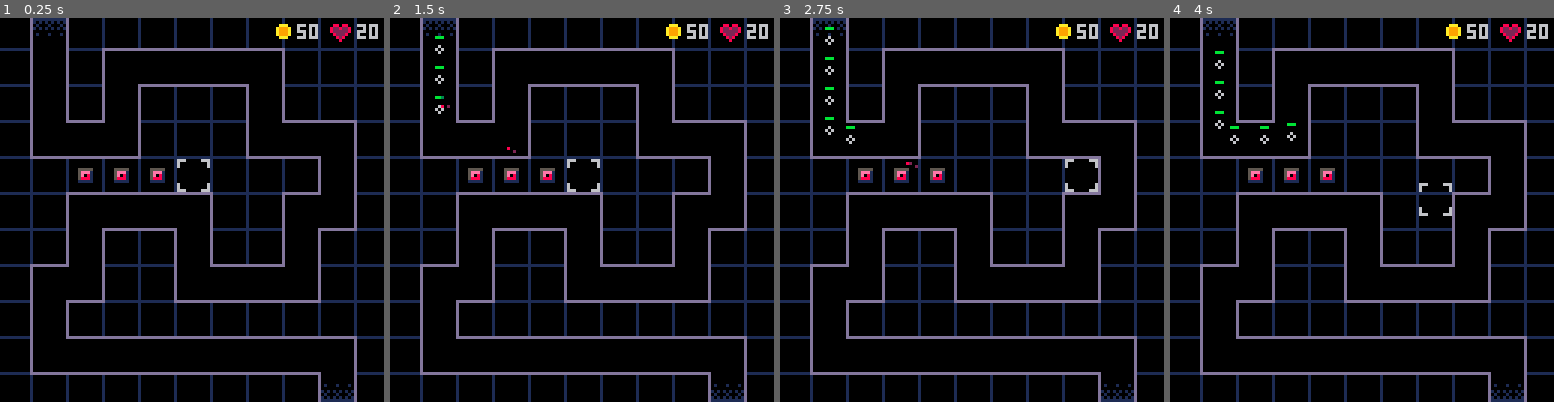
Above: before the commit, frames 1-4 (left to right).
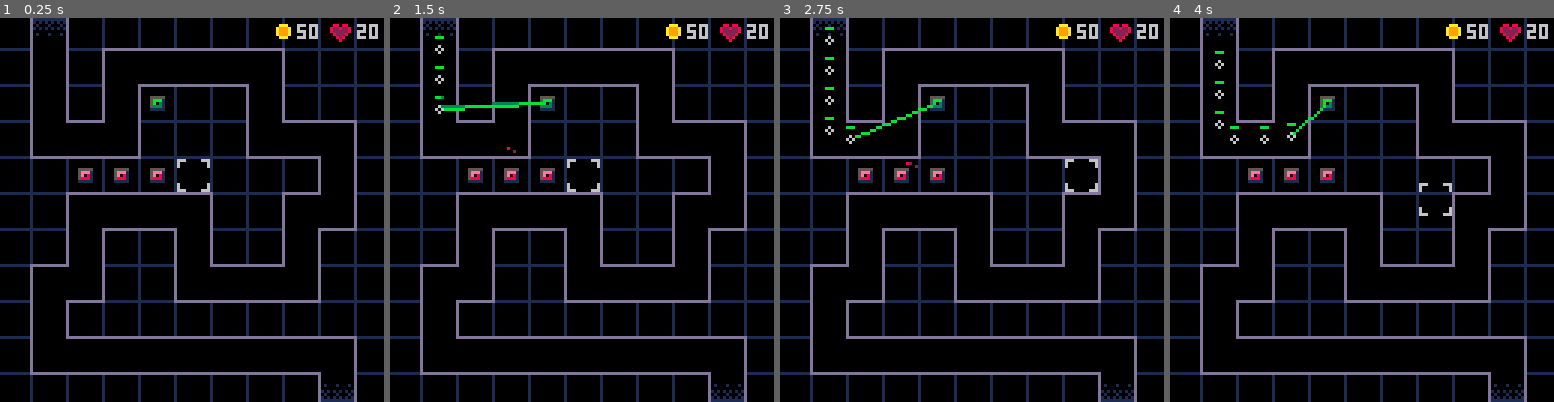
Above: after the commit, the same moments.

Repository: beardedsakimonkey/pixel_td.p8
Game: PICO-8 cartridge pixel_td.p8
Two runs of this game, one before a commit and one after it. Both use one fixed random seed, a clock stepped at 60 frames per second and the inputs below.
Inputs:
- Up to frame 1 (0.25 s): no input
- Up to frame 2 (1.5 s): tap X (X key) at 0.33, 1.07 s; tap O (Z key) at 0.7 s
- Up to frame 3 (2.75 s): hold Right 1.6-2.1 s; tap O (Z key) at 1.7, 2.1, 2.5 s; tap X (X key) at 1.85 s; hold Up 2.15-2.42 s; hold Right from 2.47 s (still down)
- Up to frame 4 (4 s): tap O (Z key) at 2.9, 3.3, 3.7 s; tap X (X key) at 2.97 s; release Right at 3.03 s; hold Left 3.08-3.58 s; hold Down 3.63-3.97 s

The runs differ from the first frame. In frame 1, 0.1% of the frame differs, in the area x 39-43%, y 20-25%; in frame 2, 0.4%, in the area x 13-43%, y 20-25%; in frame 3, 0.3%; in frame 4, 0.2%.

Commit message:
adding green bullets

Diff:
--- /dev/null
+++ b/bullet.lua
@@ -0,0 +1,145 @@
+-- Red -------------------------------------------------------------------------
+
+local function update_bullet_red(twr, blt)
+    local enmy = blt.enemy
+    if enmy.hp == 0 then
+        del(twr.bullets, blt)
+        return
+    end
+
+    -- update particles
+    for p in all(blt.particles) do
+        p.age += 1
+        if p.age > 3 then
+            del(blt.particles, p)
+        end
+    end
+
+    local oldx, oldy = blt.x, blt.y
+
+    -- update bullet position
+    local dx = enmy.x - blt.x
+    local dy = enmy.y - blt.y
+    blt.rotation = atan2(dx, dy)
+    blt.x = blt.x + cos(blt.rotation)*1
+    blt.y = blt.y + sin(blt.rotation)*1
+
+    -- handle collision
+    if collide(blt, enmy) then
+        enmy.hp = max(0, enmy.hp-twr.dmg)
+        del(twr.bullets, blt)
+    else
+        -- add particle
+        if t%2 == 0 then
+            add(blt.particles, {x=oldx, y=oldy, age=1})
+        end
+    end
+end
+
+local function fire_bullet_red(twr)
+    twr.cd = max(0, twr.cd-1)
+    if twr.cd > 0 then return end
+    for enmy in all(enemies) do
+        if is_in_range(enmy, twr) then
+            local p = g2p(twr)
+            add(twr.bullets, {
+                type=twr.type,
+                x=p.left+6, y=p.top+6,
+                rotation=0,
+                enemy=enmy,
+                particles={},
+            })
+            twr.cd = 40
+            break
+        end
+    end
+end
+
+local function draw_bullets_red(twr)
+    for blt in all(twr.bullets) do
+        pset(blt.x, blt.y, C.red)
+        for part in all(blt.particles) do
+            pset(part.x, part.y, C.dark_purple)
+        end
+    end
+end
+
+-- Green -----------------------------------------------------------------------
+
+local function update_bullet_green(twr, blt)
+    local enmy = blt.enemy
+    if enmy.hp == 0 then
+        del(twr.bullets, blt)
+        return
+    end
+    if not is_in_range(enmy, twr) then
+        del(twr.bullets, blt)
+        return
+    end
+    local oldx, oldy = blt.enemy.x, blt.enemy.y
+    -- add particle
+    if t%3 == 0 then
+        deli(blt.particles, 1)
+        add(blt.particles, {x=oldx, y=oldy, age=1})
+    end
+end
+
+local function draw_bullets_green(twr)
+    local blt = twr.bullets[1]
+    if blt then
+        local t = g2p(twr)
+        for part in all(blt.particles) do
+            line(t.left+6, t.top+6, part.x, part.y, C.dark_green)
+        end
+        line(t.left+6, t.top+6, blt.enemy.x, blt.enemy.y, C.green)
+        -- don't cover up center pixel
+        pset(t.left+6, t.top+6, C.black)
+        pset(blt.enemy.x, blt.enemy.y, C.black)
+    end
+end
+
+local function fire_bullet_green(twr)
+    if #twr.bullets > 0 then return end
+    for enmy in all(enemies) do
+        if is_in_range(enmy, twr) then
+            add(twr.bullets, {
+                type=twr.type,
+                x=0, y=0,
+                rotation=0,
+                enemy=enmy,
+                particles={},
+            })
+            break
+        end
+    end
+end
+
+--------------------------------------------------------------------------------
+
+function update_bullets()
+    foreach(towers, function(twr)
+        if twr.type == TWR.red then
+            foreach(twr.bullets, function(blt) update_bullet_red(twr, blt) end)
+        elseif twr.type == TWR.green then
+            foreach(twr.bullets, function(blt) update_bullet_green(twr, blt) end)
+        end
+    end)
+
+    foreach(towers, function(twr)
+        if twr.type == TWR.red then
+            fire_bullet_red(twr)
+        elseif twr.type == TWR.green then
+            fire_bullet_green(twr)
+        end
+    end)
+end
+
+function draw_bullets()
+    foreach(towers, function(twr)
+        if twr.type == TWR.red then
+            draw_bullets_red(twr)
+        elseif twr.type == TWR.green then
+            draw_bullets_green(twr)
+        end
+    end)
+end
--- a/core.lua
+++ b/core.lua
@@ -43,6 +43,7 @@
     make_tower(TWR.red, 2, 4)
     make_tower(TWR.red, 3, 4)
     make_tower(TWR.red, 4, 4)
+    make_tower(TWR.green, 4, 2)
 end
 
 function do_buy(menu)
@@ -113,64 +114,7 @@
     upg_menu:update()
 
     update_enemies()
-
-    -- Move bullets
-    foreach(towers, function(twr)
-        foreach(twr.bullets, function(blt)
-            local enmy = blt.enemy
-            if enmy.hp == 0 then
-                del(twr.bullets, blt)
-                return
-            end
-
-            -- update particles
-            for p in all(blt.particles) do
-                p.age += 1
-                if p.age > 3 then
-                    del(blt.particles, p)
-                end
-            end
-
-            local oldx, oldy = blt.x, blt.y
-
-            -- update bullet position
-            local dx = enmy.x - blt.x
-            local dy = enmy.y - blt.y
-            blt.rotation = atan2(dx, dy)
-            blt.x = blt.x + cos(blt.rotation)*1
-            blt.y = blt.y + sin(blt.rotation)*1
-
-            -- handle collision
-            if collide(blt, enmy) then
-                enmy.hp = max(0, enmy.hp-twr.dmg)
-                del(twr.bullets, blt)
-            else
-                -- add particle
-                if t%2 == 0 then
-                    add(blt.particles, {x=oldx, y=oldy, age=1})
-                end
-            end
-        end)
-    end)
-
-    -- Fire bullets
-    foreach(towers, function(twr)
-        twr.cd = max(0, twr.cd-1)
-        if twr.cd > 0 then return end
-        for enmy in all(enemies) do
-            if is_in_range(enmy, twr) then
-                local p = g2p(twr)
-                add(twr.bullets, {
-                    x=p.left+6, y=p.top+6,
-                    rotation=0,
-                    enemy=enmy,
-                    particles={},
-                })
-                twr.cd = 40
-                break
-            end
-        end
-    end)
+    update_bullets()
 end
 
 function collide(blt, enmy)
@@ -183,6 +127,7 @@
     return (enmy.x - twr.x*10)^2 + (enmy.y - twr.y*10)^2 < twr.range^2
 end
 
+-- TODO: make find_sel_tower function
 function twr_is_selected(twr)
     local g = p2g(sel.dst_x, sel.dst_y)
     return twr.x == g.x and twr.y == g.y
@@ -235,24 +180,23 @@
         end
     end
 
+    -- Draw towers
     foreach(towers, function(twr)
-        -- Draw tower
         local p = g2p(twr)
         spr(twr.type, p.left+3, p.top+3)
-        if twr_is_selected(twr) then -- draw range
-            circ(p.left+4, p.top+4, twr.range, C.light_gray)
-        end
-
-        -- Draw bullets
-        for blt in all(twr.bullets) do
-            pset(blt.x, blt.y, C.red)
-            -- Draw particles
-            for part in all(blt.particles) do
-                pset(part.x, part.y, C.dark_purple)
+    end)
+
+    -- Draw tower range
+    if upg_menu.is_open then
+        foreach(towers, function(twr)
+            local p = g2p(twr)
+            if twr_is_selected(twr) then
+                circ(p.left+4, p.top+4, twr.range, C.light_gray)
             end
-        end
-    end)
-
+        end)
+    end
+
+    draw_bullets()
     draw_enemies()
     draw_selection()
 
--- a/enemy.lua
+++ b/enemy.lua
@@ -113,9 +113,7 @@
         -- Draw hp
         local hp_y = enmy.y - 4
         rect(enmy.x-1, hp_y, enmy.x+1, hp_y, C.dark_green)
-        if enmy.hp > 0 then
-            local hp_rem = ceil(enmy.hp / enmy.max_hp*3)
-            rect(enmy.x-1, hp_y, (enmy.x-1)+hp_rem-1, hp_y, C.green)
-        end
+        local hp_rem = ceil(enmy.hp / enmy.max_hp*3)
+        rect(enmy.x-1, hp_y, (enmy.x-1)+hp_rem-1, hp_y, C.green)
     end)
 end
--- a/pixel_td.p8
+++ b/pixel_td.p8
@@ -5,6 +5,7 @@
 #include menu.lua
 #include selection.lua
 #include enemy.lua
+#include bullet.lua
 #include core.lua
 __gfx__
 00000000000000000000000000000000000000000000000000000000bbbbbbb0eeeeeee0ccccccc0011111111111000000000000000000000000000000000000
